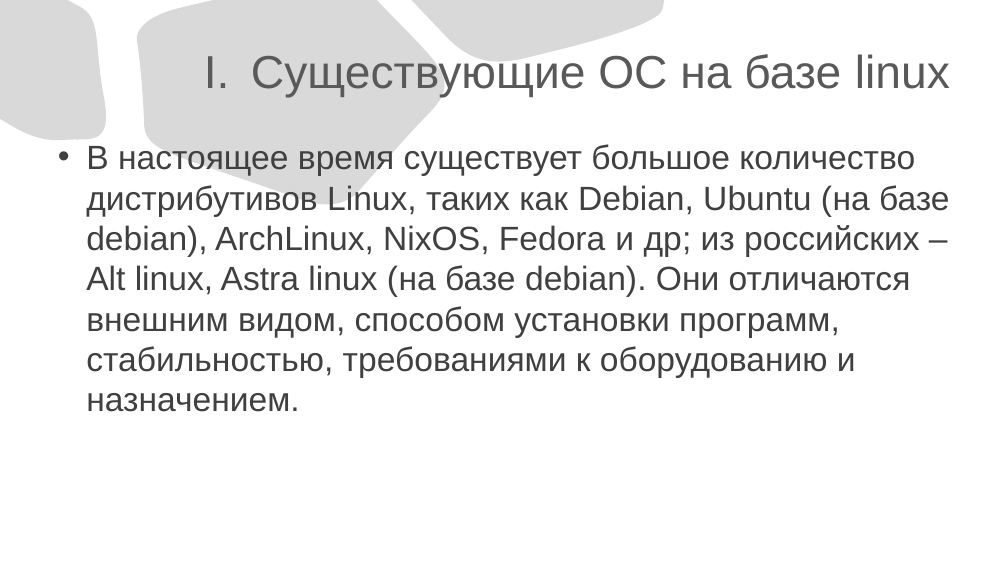
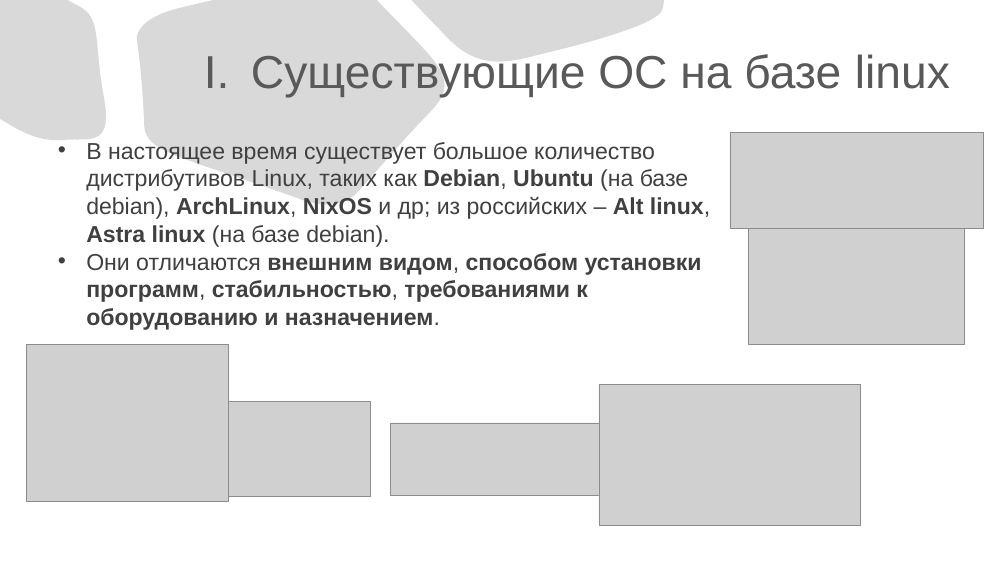
Before and after one commit to slawacats/clyx, a slide deck: slide 2 of ClyxOS.pptx. Drawn at 1008x567 pixels with LibreOffice and Linux fonts; fonts in the diff are those of the drawing; grey boxes stand for pictures. Boxes give left, top, right and bottom in pixels: in the first picture for what was removed or moved away, otherwise in the second. Text is boxed around its words. In the diff, an @@ line names an element or a change of style, - is before the commit and + after.

```diff
--- a/ClyxOS.pptx
+++ b/ClyxOS.pptx
@@ text at box(86, 142, 710, 330): text changed; size 32 to 22 pt @@
-• В настоящее время существует большое количество дистрибутивов Linux, таких как Debian, Ubuntu (на базе debian), ArchLinux, NixOS, Fedora и др; из российских – Alt linux, Astra linux (на базе debian). Они отличаются внешним видом, способом установки программ, стабильностью, требованиями к оборудованию и назначением.
+• В настоящее время существует большое количество дистрибутивов Linux, таких как Debian, Ubuntu (на базе debian), ArchLinux, NixOS и др; из российских – Alt linux, Astra linux (на базе debian).
+• Они отличаются внешним видом, способом установки программ, стабильностью, требованиями к оборудованию и назначением.
@@ picture added at box(730, 132, 984, 228) @@
@@ picture added at box(749, 223, 965, 345) @@
@@ picture added at box(26, 344, 228, 501) @@
@@ picture added at box(599, 384, 861, 525) @@
@@ picture added at box(228, 402, 371, 497) @@
@@ picture added at box(390, 423, 609, 495) @@
```
Also in this commit, not shown: 1 other slide changed, 3 slides added.
